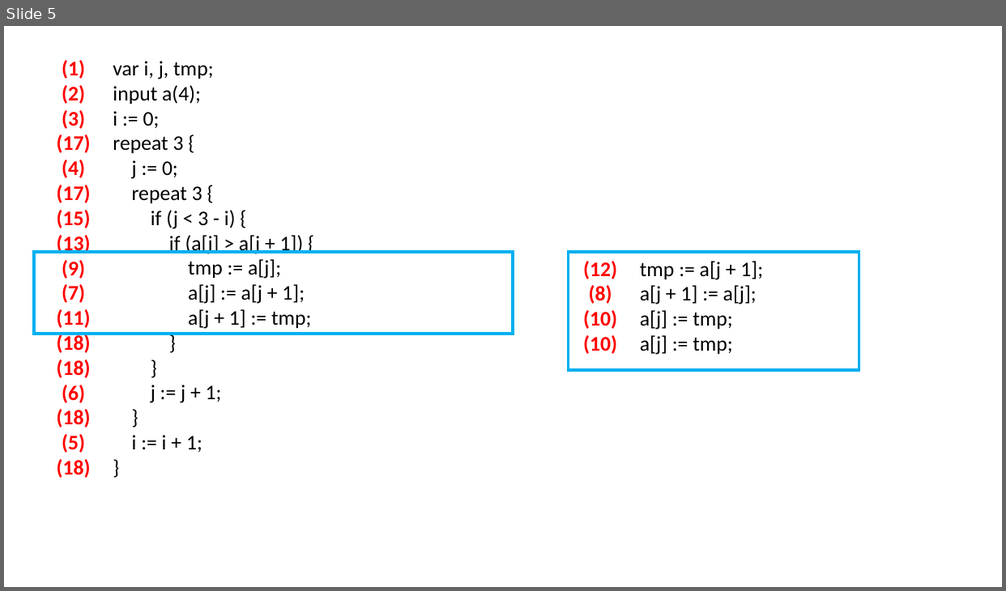
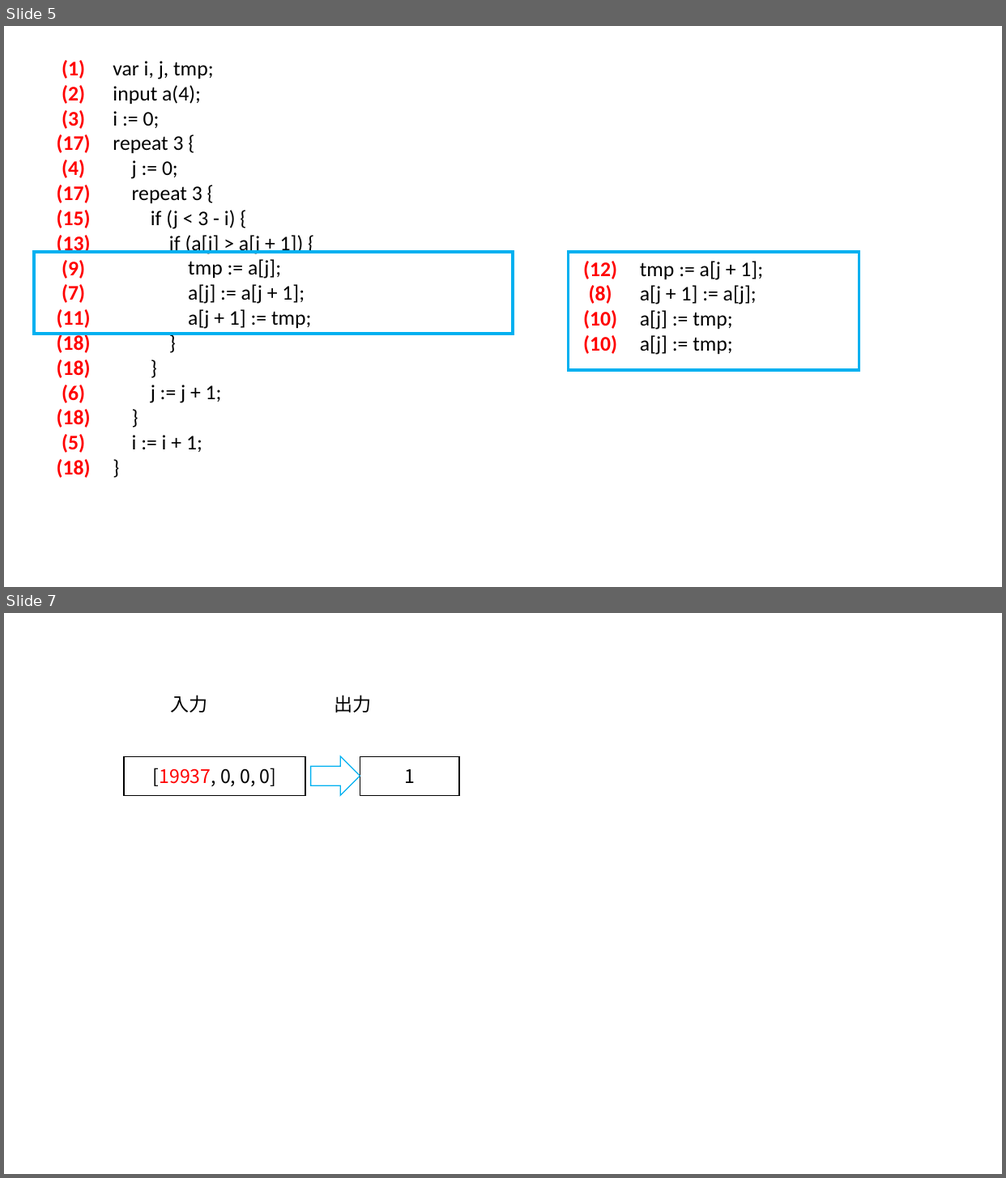
Before and after one commit to tanyo13/reveal_js, a slide deck: decks/kbse202103/figs.pptx. Shown one above the other, each under a label of ours: slide 5 before the commit, slides 5 and 7 after it; the slides between them are not shown. The pictures are 1006x591 and 1006x1178 pixels, drawn with LibreOffice and Linux fonts; fonts in the diff are those of the drawing. Boxes give left, top, right and bottom in pixels: in the first picture for what was removed or moved away, otherwise in the second. Text is boxed around its words. In the diff, an @@ line names an element or a change of style, - is before the commit and + after.

```diff
--- a/decks/kbse202103/figs.pptx
+++ b/decks/kbse202103/figs.pptx
@@ slide 7 added at bbox=[4, 613, 1002, 1174], background #FFFFFF @@
@@ text added at bbox=[171, 695, 371, 713], 18 pt, text #000000 @@
+入力 出力
@@ rectangle added at bbox=[124, 756, 305, 796], fill #FFFFFF, outline #000000 1 pt, 18 pt, text #000000 @@
+[19937, 0, 0, 0]
@@ right arrow added at bbox=[311, 756, 360, 796], fill #FFFFFF, outline #00B0F0 1 pt @@
@@ rectangle added at bbox=[360, 756, 460, 796], fill #FFFFFF, outline #000000 1 pt, 18 pt, text #000000 @@
+1
```
Also in this commit, not shown: 1 other slide added, 3 other files.
